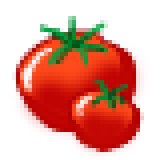
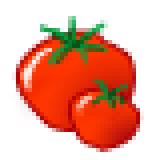
Layers edited between the first and the second 160 x 160 image:
painted on "Слой 2" over <box>64,92,144,160</box>
removed layer "Фигура 1 (копия) 3" from group "tomato" over <box>68,96,144,152</box>
painted on "Фигура 1 (копия) 2" over <box>64,84,144,152</box>
painted on "Слой 1" over <box>20,36,148,144</box>
removed layer "Фигура 1 (копия)" from group "tomato" over <box>24,40,136,136</box>
painted on "Фигура 1" over <box>20,32,136,136</box>
